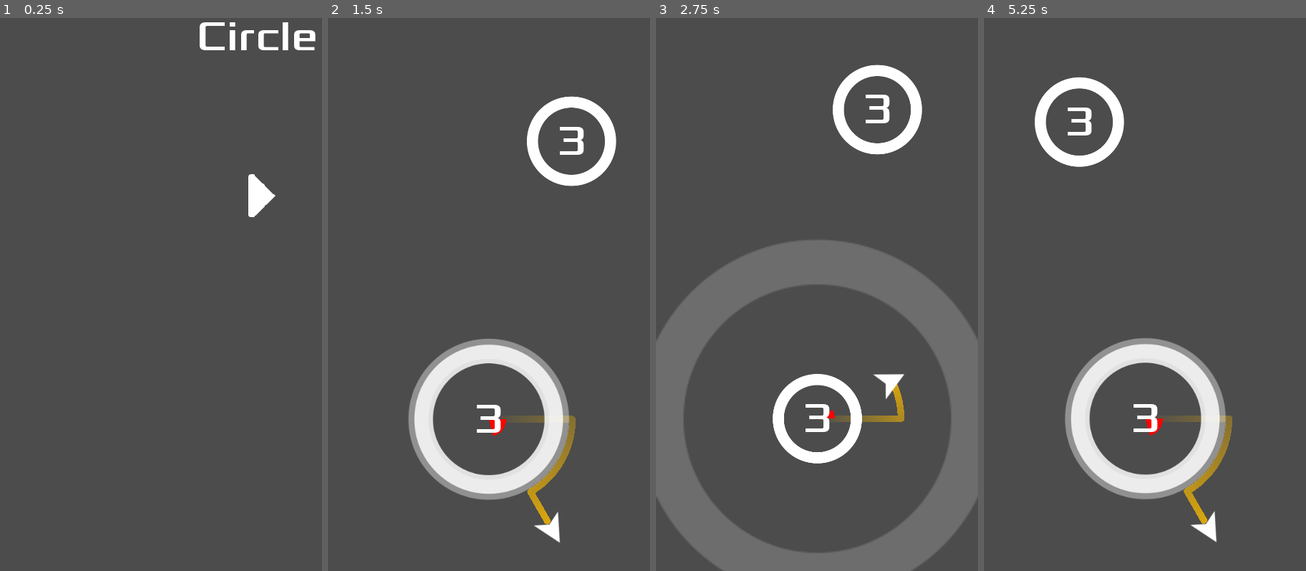
Above: before the commit, frames 1-4 (left to right).
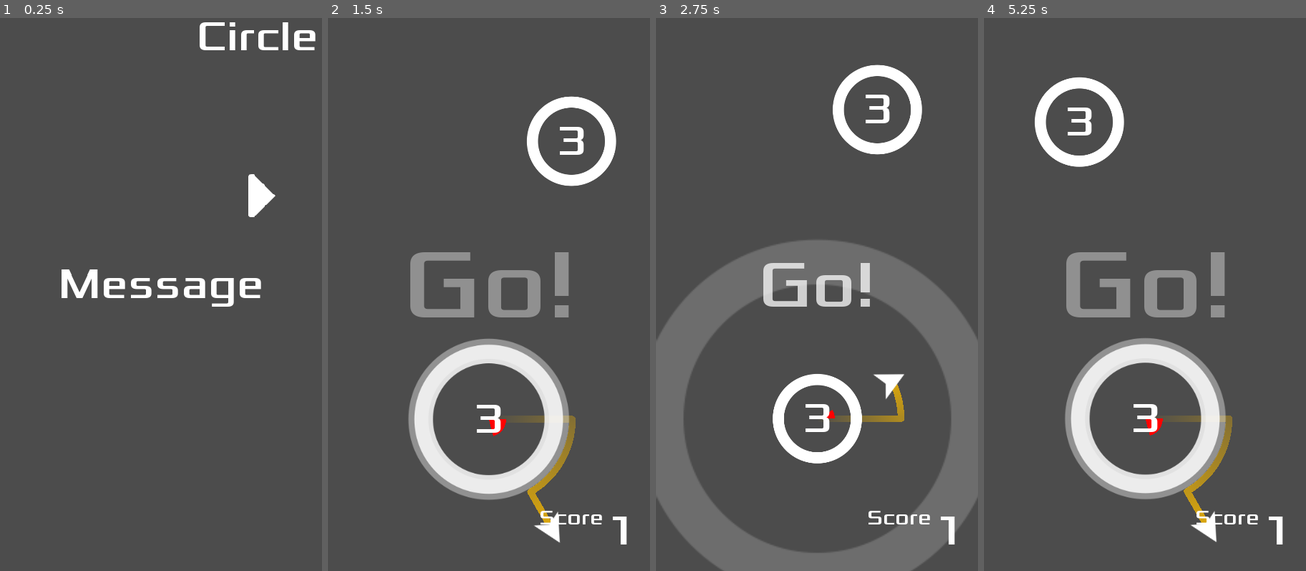
Above: after the commit, the same moments.

Repository: redawgts/KidsCanCode_CircleJump
Game: Godot game, scene res://Main.tscn
Same seed, same stepped clock (60 frames per second), same inputs: the game is played once before the commit and once after it.
Inputs (mouse positions are in pixels of both pictures, inside the frame that each line leads up to):
- Up to frame 1 (0.25 s): no input
- Up to frame 2 (1.5 s): click (421, 194) at 0.5 s; move the mouse to (559, 255) at 1.27 s; click (559, 255) at 1.42 s
- Up to frame 3 (2.75 s): click (852, 194) at 2 s
- Up to frame 4 (5.25 s): move the mouse to (1080, 311) at 2.77 s; click (1080, 311) at 2.92 s; move the mouse to (1177, 156) at 3.52 s; click (1177, 156) at 3.67 s; click (1212, 194) at 4.25 s; move the mouse to (1128, 399) at 5.02 s; click (1128, 399) at 5.17 s

The runs differ from the first frame. In frame 1, 1.4% of the frame differs, in the area x 19-82%, y 45-53%; in frame 2, 2.8%, in the area x 25-93%, y 42-96%; in frame 3, 1.5%; in frame 4, 2.8%.

Commit message:
Circle Jump: A Godot Mobile Game (Part 5)

Diff:
--- a/Main.tscn
+++ b/Main.tscn
@@ -1,7 +1,8 @@
-[gd_scene load_steps=3 format=2]
+[gd_scene load_steps=4 format=2]
 
 [ext_resource path="res://main.gd" type="Script" id=1]
 [ext_resource path="res://ui/screens.tscn" type="PackedScene" id=2]
+[ext_resource path="res://ui/hud.tscn" type="PackedScene" id=3]
 
 [node name="Main" type="Node"]
 script = ExtResource( 1 )
@@ -18,4 +19,6 @@
 
 [node name="Screens" parent="." instance=ExtResource( 2 )]
 
+[node name="HUD" parent="." instance=ExtResource( 3 )]
+
 [connection signal="start_game" from="Screens" to="." method="new_game"]
--- a/main.gd
+++ b/main.gd
@@ -5,12 +5,16 @@
 var Jumper = preload("res://objects/jumper.tscn")
 
 var player
+var score = 0
 
 func _ready() -> void:
 	randomize()
+	$HUD.hide()
 
 
 func new_game():
+	score = 0
+	$HUD.update_score(score)
 	$Camera2D.position = $StartPosition.position
 	player = Jumper.instance()
 	player.position = $StartPosition.position
@@ -18,6 +22,8 @@
 	player.connect("captured", self, "_on_jumper_captured")
 	player.connect("died", self, "_on_jumper_died")
 	spawn_circle($StartPosition.position)
+	$HUD.show()
+	$HUD.show_message("Go!")
 
 
 func spawn_circle(_position = null):
@@ -34,7 +40,10 @@
 	$Camera2D.position = object.position
 	object.capture(player)
 	call_deferred("spawn_circle")
+	score += 1
+	$HUD.update_score(score)
 
 func _on_jumper_died():
 	get_tree().call_group("circles", "implode")
 	$Screens.game_over()
+	$HUD.hide()
--- /dev/null
+++ b/ui/hud.gd
@@ -0,0 +1,16 @@
+extends CanvasLayer
+
+func show_message(text):
+	$Message.text = text
+	$AnimationPlayer.play("show_message")
+
+func hide():
+	$ScoreBox.hide()
+
+
+func show():
+	$ScoreBox.show()
+
+
+func update_score(value):
+	$ScoreBox/HBoxContainer/Score.text = str(value)
--- /dev/null
+++ b/ui/hud.tscn
@@ -0,0 +1,161 @@
+[gd_scene load_steps=9 format=2]
+
+[ext_resource path="res://assets/fonts/xolonium_64.tres" type="DynamicFont" id=1]
+[ext_resource path="res://assets/fonts/Xolonium-Regular.ttf" type="DynamicFontData" id=2]
+[ext_resource path="res://ui/hud.gd" type="Script" id=3]
+
+[sub_resource type="DynamicFont" id=1]
+size = 32
+font_data = ExtResource( 2 )
+
+[sub_resource type="DynamicFont" id=2]
+size = 64
+font_data = ExtResource( 2 )
+
+[sub_resource type="Animation" id=5]
+length = 0.001
+tracks/0/type = "value"
+tracks/0/path = NodePath("Message:custom_fonts/font:size")
+tracks/0/interp = 1
+tracks/0/loop_wrap = true
+tracks/0/imported = false
+tracks/0/enabled = true
+tracks/0/keys = {
+"times": PoolRealArray( 0 ),
+"transitions": PoolRealArray( 1 ),
+"update": 0,
+"values": [ 64 ]
+}
+
+[sub_resource type="Animation" id=3]
+resource_name = "init"
+length = 0.1
+tracks/0/type = "value"
+tracks/0/path = NodePath("Message:custom_fonts/font:size")
+tracks/0/interp = 1
+tracks/0/loop_wrap = true
+tracks/0/imported = false
+tracks/0/enabled = true
+tracks/0/keys = {
+"times": PoolRealArray( 0 ),
+"transitions": PoolRealArray( 1 ),
+"update": 1,
+"values": [ 64 ]
+}
+tracks/1/type = "value"
+tracks/1/path = NodePath("Message:visible")
+tracks/1/interp = 1
+tracks/1/loop_wrap = true
+tracks/1/imported = false
+tracks/1/enabled = true
+tracks/1/keys = {
+"times": PoolRealArray( 0 ),
+"transitions": PoolRealArray( 1 ),
+"update": 1,
+"values": [ false ]
+}
+tracks/2/type = "value"
+tracks/2/path = NodePath("Message:modulate")
+tracks/2/interp = 1
+tracks/2/loop_wrap = true
+tracks/2/imported = false
+tracks/2/enabled = true
+tracks/2/keys = {
+"times": PoolRealArray( 0 ),
+"transitions": PoolRealArray( 1 ),
+"update": 0,
+"values": [ Color( 1, 1, 1, 1 ) ]
+}
+
+[sub_resource type="Animation" id=4]
+resource_name = "show_message"
+length = 0.75
+tracks/0/type = "value"
+tracks/0/path = NodePath("Message:visible")
+tracks/0/interp = 1
+tracks/0/loop_wrap = true
+tracks/0/imported = false
+tracks/0/enabled = true
+tracks/0/keys = {
+"times": PoolRealArray( 0 ),
+"transitions": PoolRealArray( 1 ),
+"update": 1,
+"values": [ true ]
+}
+tracks/1/type = "value"
+tracks/1/path = NodePath("Message:custom_fonts/font:size")
+tracks/1/interp = 1
+tracks/1/loop_wrap = true
+tracks/1/imported = false
+tracks/1/enabled = true
+tracks/1/keys = {
+"times": PoolRealArray( 0, 0.7 ),
+"transitions": PoolRealArray( 1, 1 ),
+"update": 0,
+"values": [ 64, 200 ]
+}
+tracks/2/type = "value"
+tracks/2/path = NodePath("Message:modulate")
+tracks/2/interp = 1
+tracks/2/loop_wrap = true
+tracks/2/imported = false
+tracks/2/enabled = true
+tracks/2/keys = {
+"times": PoolRealArray( 0, 0.7 ),
+"transitions": PoolRealArray( 1, 1 ),
+"update": 0,
+"values": [ Color( 1, 1, 1, 1 ), Color( 1, 1, 1, 0 ) ]
+}
+
+[node name="HUD" type="CanvasLayer"]
+script = ExtResource( 3 )
+
+[node name="ScoreBox" type="MarginContainer" parent="."]
+anchor_top = 1.0
+anchor_right = 1.0
+anchor_bottom = 1.0
+margin_top = -118.0
+custom_constants/margin_right = 20
+custom_constants/margin_top = 20
+custom_constants/margin_left = 20
+custom_constants/margin_bottom = 20
+
+[node name="HBoxContainer" type="HBoxContainer" parent="ScoreBox"]
+margin_left = 20.0
+margin_top = 20.0
+margin_right = 460.0
+margin_bottom = 98.0
+alignment = 2
+
+[node name="ScoreLabel" type="Label" parent="ScoreBox/HBoxContainer"]
+margin_left = 205.0
+margin_right = 301.0
+margin_bottom = 78.0
+size_flags_vertical = 5
+custom_fonts/font = SubResource( 1 )
+text = "Score"
+
+[node name="Score" type="Label" parent="ScoreBox/HBoxContainer"]
+margin_left = 305.0
+margin_right = 440.0
+margin_bottom = 78.0
+size_flags_vertical = 5
+custom_fonts/font = ExtResource( 1 )
+text = "100"
+
+[node name="Message" type="Label" parent="."]
+anchor_top = 0.5
+anchor_right = 1.0
+anchor_bottom = 0.5
+margin_top = -39.0
+margin_bottom = 39.0
+grow_vertical = 2
+custom_fonts/font = SubResource( 2 )
+text = "Message"
+align = 1
+clip_text = true
+
+[node name="AnimationPlayer" type="AnimationPlayer" parent="."]
+anims/RESET = SubResource( 5 )
+anims/init = SubResource( 3 )
+anims/show_message = SubResource( 4 )
